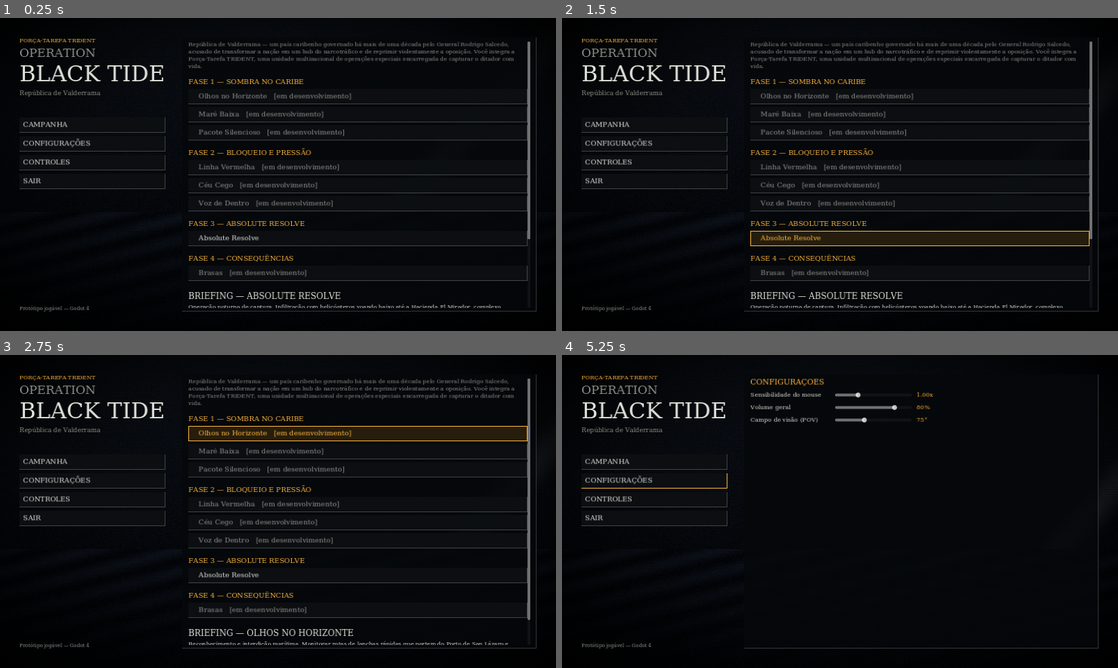
Above: before the commit, frames 1-4 (two rows, left to right).
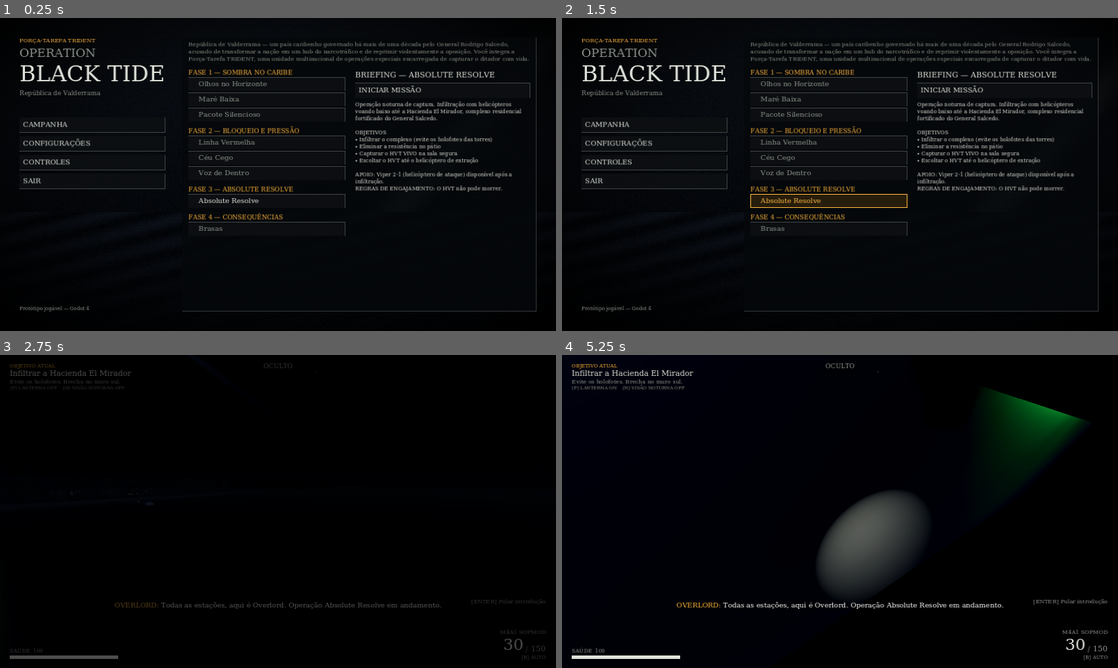
Above: after the commit, the same moments.

Repository: cmnbvwuke/me-mata
Game: Godot game, scene res://scenes/menus/main_menu.tscn
Two runs of this game, one before a commit and one after it. Both use one fixed random seed, a clock stepped at 60 frames per second and the inputs below.
Inputs (mouse positions are in pixels of both pictures, inside the frame that each line leads up to):
- Up to frame 1 (0.25 s): no input
- Up to frame 2 (1.5 s): click "CAMPANHA" at 0.5 s; click "Absolute Resolve" at 1.25 s
- Up to frame 3 (2.75 s): click (444, 426) at 2 s, where only the run after the commit has a clickable "INICIAR MISSÃO"
- Up to frame 4 (5.25 s): click (656, 498) at 2.75 s, where only the run before the commit has a clickable "CONTROLES"; click (656, 480) at 3.5 s, where only the run before the commit has a clickable "CONFIGURAÇÕES"; move the mouse to (962, 495) at 4.27 s; hold D (move_right) 4.28-5 s; hold F (flashlight) 4.28-5 s; click (962, 495) at 4.42 s; drag from (728, 527) to (812, 574) at 5.02 s

The runs differ from the first frame. In frame 1, 8.2% of the frame differs, in the area x 33-96%, y 7-93%; in frame 2, 12%; in frame 3, 12%, in the area x 1-99%, y 2-98%; in frame 4, 9.9%.

Commit message:
Add Electron installer and launcher for native game builds
- electron-app/: Electron launcher (play, fullscreen, compatibility mode,
  controls) that starts the native Godot executable as a child process;
  auto-retries in OpenGL mode if the game exits early without Vulkan
- electron-builder config producing a Windows NSIS installer and a Linux
  AppImage; scripts/export-game.js exports the game via Godot presets
- export_presets.cfg with Windows/Linux presets (embedded .pck)
- Main menu: briefing and start button beside the mission list (no scroll)
- Re-capture mouse on click, web-safe quit and pause on lost pointer lock,
  reduced shadow usage for web builds

Co-Authored-By: Claude Opus 5.5 <noreply@anthropic.com>
Claude-Session: https://claude.ai/code/session_01JNY4DdNZag9b6uLmhh2MbQ

Diff:
--- a/operation-black-tide/project.godot
+++ b/operation-black-tide/project.godot
@@ -38,5 +38,7 @@
 
 [rendering]
 
+renderer/rendering_method.web="gl_compatibility"
+
 anti_aliasing/quality/msaa_3d=2
 lights_and_shadows/positional_shadow/atlas_size=4096
--- a/operation-black-tide/scripts/enemies/enemy.gd
+++ b/operation-black-tide/scripts/enemies/enemy.gd
@@ -781,7 +781,7 @@
 		_flashlight.light_volumetric_fog_energy = 1.5
 		_flashlight.spot_range = 20.0
 		_flashlight.spot_angle = 20.0
-		_flashlight.shadow_enabled = true
+		_flashlight.shadow_enabled = not OS.has_feature("web")
 		_flashlight.position = Vector3(0.1, 1.33, -0.7)
 		_visual.add_child(_flashlight)
 
--- a/operation-black-tide/scripts/fx/fx.gd
+++ b/operation-black-tide/scripts/fx/fx.gd
@@ -101,7 +101,7 @@
 	light.light_color = Color(1.0, 0.6, 0.25)
 	light.light_energy = 14.0
 	light.omni_range = radius * 5.0
-	light.shadow_enabled = true
+	light.shadow_enabled = not OS.has_feature("web")
 	root.add_child(light)
 	light.global_position = pos + Vector3.UP * 1.5
 	var tw := light.create_tween()
--- a/operation-black-tide/scripts/levels/absolute_resolve.gd
+++ b/operation-black-tide/scripts/levels/absolute_resolve.gd
@@ -90,6 +90,8 @@
 	hud.bind_objectives(objectives)
 	hud.bind_air_support(air_support)
 	NavigationServer3D.map_changed.connect(_on_nav_map_changed)
+	if OS.has_feature("web"):
+		_apply_web_quality()
 	_begin()
 
 
@@ -150,6 +152,15 @@
 	moon.light_energy = 0.28
 	moon.shadow_enabled = true
 	moon.directional_shadow_max_distance = 90.0
+
+
+## Perfil para o export Web/Electron (WebGL 2): sem sombras de luzes pontuais,
+## que são caras e instáveis em alguns drivers WebGL.
+func _apply_web_quality() -> void:
+	for node in find_children("*", "Light3D", true, false):
+		if node is OmniLight3D or node is SpotLight3D:
+			(node as Light3D).shadow_enabled = false
+	moon.light_energy *= 1.3
 
 
 # =========================================================================
--- a/operation-black-tide/scripts/player/player.gd
+++ b/operation-black-tide/scripts/player/player.gd
@@ -94,6 +94,12 @@
 
 func _unhandled_input(event: InputEvent) -> void:
 	if is_dead:
+		return
+	# Navegador/Electron só captura o mouse após um clique: recaptura ao clicar na tela
+	if event is InputEventMouseButton and event.is_pressed() and Input.mouse_mode != Input.MOUSE_MODE_CAPTURED \
+			and not get_tree().paused:
+		Input.mouse_mode = Input.MOUSE_MODE_CAPTURED
+		get_viewport().set_input_as_handled()
 		return
 	if event is InputEventMouseMotion and Input.mouse_mode == Input.MOUSE_MODE_CAPTURED:
 		var motion := event as InputEventMouseMotion
--- a/operation-black-tide/scripts/support/searchlight.gd
+++ b/operation-black-tide/scripts/support/searchlight.gd
@@ -27,7 +27,7 @@
 	light.spot_range = light_range
 	light.spot_angle = cone_deg
 	light.spot_attenuation = 0.5
-	light.shadow_enabled = true
+	light.shadow_enabled = not OS.has_feature("web")
 	add_child(light)
 	var housing := MeshInstance3D.new()
 	var cyl := CylinderMesh.new()
--- a/operation-black-tide/scripts/ui/main_menu.gd
+++ b/operation-black-tide/scripts/ui/main_menu.gd
@@ -48,7 +48,7 @@
 	left.add_child(UIStyle.button("CAMPANHA", _show_campaign))
 	left.add_child(UIStyle.button("CONFIGURAÇÕES", _show_settings))
 	left.add_child(UIStyle.button("CONTROLES", _show_controls))
-	left.add_child(UIStyle.button("SAIR", func() -> void: get_tree().quit()))
+	left.add_child(UIStyle.button("SAIR", _quit))
 	var filler := Control.new()
 	filler.size_flags_vertical = Control.SIZE_EXPAND_FILL
 	left.add_child(filler)
@@ -78,30 +78,44 @@
 	var setting := UIStyle.label(Campaign.SETTING, 16, UIStyle.DIM)
 	setting.autowrap_mode = TextServer.AUTOWRAP_WORD_SMART
 	_content.add_child(setting)
+	# Lista de missões à esquerda, briefing + botão de início sempre visíveis à direita
+	var columns := HBoxContainer.new()
+	columns.add_theme_constant_override("separation", 28)
+	_content.add_child(columns)
+	var list := VBoxContainer.new()
+	list.size_flags_horizontal = Control.SIZE_EXPAND_FILL
+	list.size_flags_stretch_ratio = 0.9
+	columns.add_child(list)
 	for phase in Campaign.PHASES:
 		var gap := Control.new()
-		gap.custom_minimum_size.y = 10
-		_content.add_child(gap)
-		_content.add_child(UIStyle.label(String(phase["title"]), 20, UIStyle.AMBER))
+		gap.custom_minimum_size.y = 8
+		list.add_child(gap)
+		list.add_child(UIStyle.label(String(phase["title"]), 18, UIStyle.AMBER))
 		for mission in phase["missions"]:
 			var playable := String(mission["scene"]) != ""
-			var tag := "" if playable else "   [em desenvolvimento]"
 			var id := String(mission["id"])
-			var b := UIStyle.button("   " + String(mission["title"]) + tag, func() -> void: _select_mission(id))
+			var b := UIStyle.button("   " + String(mission["title"]), func() -> void: _select_mission(id))
+			b.custom_minimum_size = Vector2(0, 40)
 			if not playable:
 				b.add_theme_color_override("font_color", UIStyle.DIM)
-			_content.add_child(b)
+				b.tooltip_text = "Em desenvolvimento"
+			list.add_child(b)
+	var brief := VBoxContainer.new()
+	brief.size_flags_horizontal = Control.SIZE_EXPAND_FILL
+	brief.add_theme_constant_override("separation", 10)
+	columns.add_child(brief)
 	var gap2 := Control.new()
-	gap2.custom_minimum_size.y = 16
-	_content.add_child(gap2)
-	_briefing_title = UIStyle.label("", 24, UIStyle.TEXT)
-	_content.add_child(_briefing_title)
-	_briefing_text = UIStyle.label("", 16, UIStyle.TEXT)
-	_briefing_text.autowrap_mode = TextServer.AUTOWRAP_WORD_SMART
-	_content.add_child(_briefing_text)
+	gap2.custom_minimum_size.y = 8
+	brief.add_child(gap2)
+	_briefing_title = UIStyle.label("", 22, UIStyle.TEXT)
+	_briefing_title.autowrap_mode = TextServer.AUTOWRAP_WORD_SMART
+	brief.add_child(_briefing_title)
 	_start_button = UIStyle.button("INICIAR MISSÃO", func() -> void: GameManager.start_mission(_selected_mission))
 	_start_button.visible = false
-	_content.add_child(_start_button)
+	brief.add_child(_start_button)
+	_briefing_text = UIStyle.label("", 15, UIStyle.TEXT)
+	_briefing_text.autowrap_mode = TextServer.AUTOWRAP_WORD_SMART
+	brief.add_child(_briefing_text)
 	_select_mission("absolute_resolve")
 
 
@@ -115,7 +129,7 @@
 	var playable := String(m["scene"]) != ""
 	_start_button.visible = true
 	_start_button.disabled = not playable
-	_start_button.text = "INICIAR MISSÃO" if playable else "MISSÃO AINDA NÃO DISPONÍVEL NO PROTÓTIPO"
+	_start_button.text = "INICIAR MISSÃO" if playable else "EM DESENVOLVIMENTO"
 
 
 func _show_settings() -> void:
@@ -152,3 +166,11 @@
 		+ "• Um guarda que te vê leva ~3 s para avisar pelo rádio — elimine-o antes.\n" \
 		+ "• Corpos encontrados por outros guardas disparam o alarme.", 16, UIStyle.DIM)
 	_content.add_child(tips)
+
+
+func _quit() -> void:
+	# No export Web (ex.: dentro do Electron) get_tree().quit() não fecha a janela
+	if OS.has_feature("web"):
+		JavaScriptBridge.eval("window.close()")
+	else:
+		get_tree().quit()
--- a/operation-black-tide/scripts/ui/pause_menu.gd
+++ b/operation-black-tide/scripts/ui/pause_menu.gd
@@ -5,6 +5,8 @@
 var _main_box: VBoxContainer
 var _settings: SettingsPanel
 var _enabled := true
+var _had_capture := false
+var _lost_capture_time := 0.0
 
 
 func _ready() -> void:
@@ -48,6 +50,22 @@
 	_enabled = v
 
 
+func _process(delta: float) -> void:
+	# Na versão Web o Esc é consumido pelo navegador (libera o mouse sem enviar a tecla).
+	# Se o mouse foi solto durante o jogo, abre a pausa automaticamente.
+	if not OS.has_feature("web") or visible or not _enabled:
+		_lost_capture_time = 0.0
+		return
+	if Input.mouse_mode != Input.MOUSE_MODE_CAPTURED and _had_capture:
+		_lost_capture_time += delta
+		if _lost_capture_time > 0.25:
+			pause()
+	else:
+		_lost_capture_time = 0.0
+	if Input.mouse_mode == Input.MOUSE_MODE_CAPTURED:
+		_had_capture = true
+
+
 func _unhandled_input(event: InputEvent) -> void:
 	if event.is_action_pressed("pause"):
 		if visible:
Not shown, added: operation-black-tide/export_presets.cfg
Not shown, added: electron-app/.gitignore
Not shown, added: electron-app/README.md
Not shown, added: electron-app/build/icon.png
Not shown, added: electron-app/launcher/index.html
Not shown, added: electron-app/launcher/launcher.css
Not shown, added: electron-app/launcher/launcher.js
Not shown, added: electron-app/main.js
Not shown, added: electron-app/package-lock.json
Not shown, added: electron-app/package.json
Not shown, added: electron-app/preload.js
Not shown, added: electron-app/scripts/export-game.js
(and 2 more such lines)
